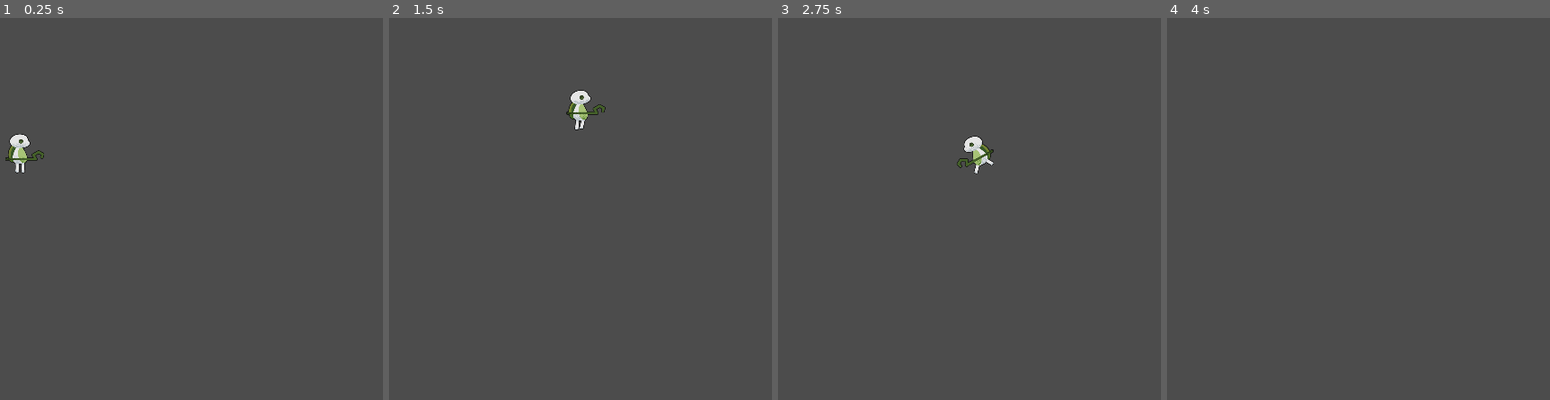
Above: before the commit, frames 1-4 (left to right).
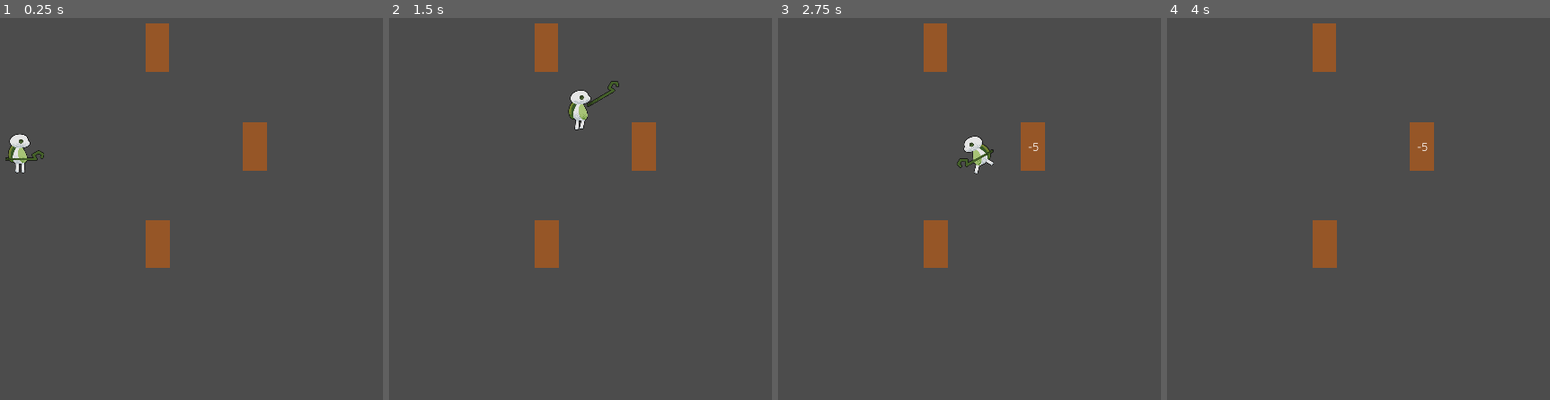
Above: after the commit, the same moments.

Repository: RechieKho/ascend
Game: Godot game, scene res://scenes/testing-ground.tscn
Same seed, same stepped clock (60 frames per second), same inputs: the game is played once before the commit and once after it.
Inputs (mouse positions are in pixels of both pictures, inside the frame that each line leads up to):
- Up to frame 1 (0.25 s): no input
- Up to frame 2 (1.5 s): tap Enter at 0.5 s; move the mouse to (outside the picture) at 0.52 s; press the mouse at (outside the picture) at 0.53 s; hold D (RIGHT) from 0.53 s (still down); tap W (UP) at 0.77, 0.8, 1.07, 1.35 s; move the mouse to (496, 216) at 1.27 s; release the mouse at (496, 216) at 1.28 s
- Up to frame 3 (2.75 s): tap W (UP) at 1.52, 1.82, 2.3 s; click (885, 216) at 1.55 s; move the mouse to (1103, 109) at 2.02 s; release D (RIGHT) at 2.03 s; hold A (LEFT) from 2.03 s (still down); hold F (HEALING) from 2.03 s (still down)
- Up to frame 4 (4 s): move the mouse to (1381, 277) at 2.77 s; release A (LEFT) at 2.78 s; release F (HEALING) at 2.78 s; hold D (RIGHT) from 2.78 s (still down); click (1381, 277) at 2.85 s; tap W (UP) at 3.02, 3.32, 3.77, 3.8 s; move the mouse to (outside the picture) at 3.52 s; press the mouse at (outside the picture) at 3.53 s

The runs differ from the first frame. In frame 1, 2.4% of the frame differs, in the area x 38-70%, y 1-66%; in frame 2, 2.6%; in frame 3, 2.4%; in frame 4, 2.4%.

Commit message:
Add basic attack for player Add punching-bag, a dev tool, for testing this new feature
closes #12

Diff:
--- a/prefabs/player/player.gd
+++ b/prefabs/player/player.gd
@@ -17,6 +17,7 @@
 onready var hitbox := $Hitbox as Hitbox
 onready var mana_system := $Mana as Mana
 
+onready var basic_attack_hurtbox := $Graphics/Root/Staff/BasicAttackHurtbox as Hurtbox
 
 var current_state: State setget set_current_state
 var linear_velocity: Vector2
@@ -25,6 +26,7 @@
 	on_ground_state.c = self
 	on_air_state.c = self
 	set_current_state(on_air_state)
+	animation_tree.active = true
 
 func _process(delta):
 	var input_axis := Input.get_axis("LEFT", "RIGHT")
@@ -41,3 +43,26 @@
 	value.enter_state()
 	value.active = true
 	current_state = value
+
+func _input(event):
+	if hitbox.hitpoints <= 0:
+			return
+
+	var current_anim = animation_tree.get("parameters/attacks/playback").get_current_node() as String
+	if not (current_anim.empty() or current_anim == 'RESET'):
+		return
+
+	if event.is_action("BASIC_ATTACK") and !event.is_action_pressed("BASIC_ATTACK"):
+		animation_tree.set("parameters/attack_trigger/active", true)
+		if Input.is_action_pressed("UP"):
+			animation_tree.get("parameters/attacks/playback").travel("BASIC ATTACK UP")
+		elif Input.is_action_pressed("DOWN"):
+			animation_tree.get("parameters/attacks/playback").travel("BASIC ATTACK DOWN")
+		else:
+			animation_tree.get("parameters/attacks/playback").travel("BASIC ATTACK FORWARD")
+
+
+func _on_BasicAttackHurtbox_area_entered(area: Area2D):
+	if is_a_parent_of(area): return
+	if not area is Hitbox: return
+	basic_attack_hurtbox.hurt(area)
--- a/prefabs/player/player.tscn
+++ b/prefabs/player/player.tscn
@@ -16,10 +16,134 @@
 [ext_resource path="res://prefabs/player/mana.gd" type="Script" id=14]
 [ext_resource path="res://scripts/hitbox.gd" type="Script" id=15]
 [ext_resource path="res://prefabs/player/healer.gd" type="Script" id=16]
+[ext_resource path="res://scripts/hurtbox.gd" type="Script" id=17]
 
 [sub_resource type="CapsuleShape2D" id=1]
 radius = 30.0
 height = 48.0
+
+[sub_resource type="Animation" id=37]
+resource_name = "BASIC ATTACK DOWN"
+length = 0.5
+step = 0.01
+tracks/0/type = "value"
+tracks/0/path = NodePath("Graphics/Root/Staff:position")
+tracks/0/interp = 2
+tracks/0/loop_wrap = true
+tracks/0/imported = false
+tracks/0/enabled = true
+tracks/0/keys = {
+"times": PoolRealArray( 0, 0.15, 0.2, 0.25, 0.498 ),
+"transitions": PoolRealArray( 1, 1, 1, 1, 1 ),
+"update": 0,
+"values": [ Vector2( 26, 8 ), Vector2( 72, 106 ), Vector2( 22, 190 ), Vector2( -66, 130 ), Vector2( 26, 8 ) ]
+}
+tracks/1/type = "value"
+tracks/1/path = NodePath("Graphics/Root/Staff:rotation_degrees")
+tracks/1/interp = 2
+tracks/1/loop_wrap = true
+tracks/1/imported = false
+tracks/1/enabled = true
+tracks/1/keys = {
+"times": PoolRealArray( 0, 0.15, 0.2, 0.25, 0.498 ),
+"transitions": PoolRealArray( 1, 1, 1, 1, 1 ),
+"update": 0,
+"values": [ 0.0, 60.8691, 89.4933, 134.196, 0.0 ]
+}
+tracks/2/type = "value"
+tracks/2/path = NodePath("Graphics/Root/Staff/BasicAttackHurtbox:monitoring")
+tracks/2/interp = 1
+tracks/2/loop_wrap = true
+tracks/2/imported = false
+tracks/2/enabled = true
+tracks/2/keys = {
+"times": PoolRealArray( 0.14, 0.27 ),
+"transitions": PoolRealArray( 1, 1 ),
+"update": 1,
+"values": [ true, false ]
+}
+
+[sub_resource type="Animation" id=22]
+resource_name = "BASIC ATTACK FORWARD"
+length = 0.5
+step = 0.01
+tracks/0/type = "value"
+tracks/0/path = NodePath("Graphics/Root/Staff:position")
+tracks/0/interp = 2
+tracks/0/loop_wrap = true
+tracks/0/imported = false
+tracks/0/enabled = true
+tracks/0/keys = {
+"times": PoolRealArray( 0, 0.1, 0.15, 0.2, 0.25, 0.498 ),
+"transitions": PoolRealArray( 1, 1, 1, 1, 1, 1 ),
+"update": 0,
+"values": [ Vector2( 26, 8 ), Vector2( -12, 4 ), Vector2( 78, -114 ), Vector2( 156, -24 ), Vector2( 98, 78 ), Vector2( 26, 8 ) ]
+}
+tracks/1/type = "value"
+tracks/1/path = NodePath("Graphics/Root/Staff:rotation_degrees")
+tracks/1/interp = 2
+tracks/1/loop_wrap = true
+tracks/1/imported = false
+tracks/1/enabled = true
+tracks/1/keys = {
+"times": PoolRealArray( 0, 0.1, 0.15, 0.2, 0.25, 0.498 ),
+"transitions": PoolRealArray( 1, 1, 1, 1, 1, 1 ),
+"update": 0,
+"values": [ 0.0, 0.0, -39.8478, -0.945869, 34.6342, 0.0 ]
+}
+tracks/2/type = "value"
+tracks/2/path = NodePath("Graphics/Root/Staff/BasicAttackHurtbox:monitoring")
+tracks/2/interp = 1
+tracks/2/loop_wrap = true
+tracks/2/imported = false
+tracks/2/enabled = true
+tracks/2/keys = {
+"times": PoolRealArray( 0.09, 0.26 ),
+"transitions": PoolRealArray( 1, 1 ),
+"update": 1,
+"values": [ true, false ]
+}
+
+[sub_resource type="Animation" id=38]
+resource_name = "BASIC ATTACK UP"
+length = 0.5
+step = 0.01
+tracks/0/type = "value"
+tracks/0/path = NodePath("Graphics/Root/Staff:position")
+tracks/0/interp = 2
+tracks/0/loop_wrap = true
+tracks/0/imported = false
+tracks/0/enabled = true
+tracks/0/keys = {
+"times": PoolRealArray( 0, 0.15, 0.2, 0.25, 0.5 ),
+"transitions": PoolRealArray( 1, 1, 1, 1, 1 ),
+"update": 0,
+"values": [ Vector2( 26, 8 ), Vector2( -92, -98 ), Vector2( -20, -172 ), Vector2( 74, -124 ), Vector2( 26, 8 ) ]
+}
+tracks/1/type = "value"
+tracks/1/path = NodePath("Graphics/Root/Staff:rotation_degrees")
+tracks/1/interp = 2
+tracks/1/loop_wrap = true
+tracks/1/imported = false
+tracks/1/enabled = true
+tracks/1/keys = {
+"times": PoolRealArray( 0, 0.15, 0.2, 0.25, 0.5 ),
+"transitions": PoolRealArray( 1, 1, 1, 1, 1 ),
+"update": 0,
+"values": [ 0.0, -127.616, -92.7328, -50.3948, 0.0 ]
+}
+tracks/2/type = "value"
+tracks/2/path = NodePath("Graphics/Root/Staff/BasicAttackHurtbox:monitoring")
+tracks/2/interp = 1
+tracks/2/loop_wrap = true
+tracks/2/imported = false
+tracks/2/enabled = true
+tracks/2/keys = {
+"times": PoolRealArray( 0.14, 0.26 ),
+"transitions": PoolRealArray( 1, 1 ),
+"update": 1,
+"values": [ true, false ]
+}
 
 [sub_resource type="Animation" id=7]
 resource_name = "CAST"
@@ -627,12 +751,67 @@
 "values": [ 19.7 ]
 }
 
-[sub_resource type="AnimationNodeAnimation" id=9]
-animation = "CAST"
-
 [sub_resource type="AnimationNodeOneShot" id=10]
 filter_enabled = true
-filters = [ "Graphics/Staff:position", "Graphics/Staff:rotation_degrees" ]
+filters = [ "Graphics/Root/Staff/BasicAttackHurtbox:monitoring", "Graphics/Root/Staff:position", "Graphics/Root/Staff:rotation_degrees", "Graphics/Staff:position", "Graphics/Staff:rotation_degrees", "Graphics:visible" ]
+
+[sub_resource type="AnimationNodeAnimation" id=39]
+animation = "BASIC ATTACK DOWN"
+
+[sub_resource type="AnimationNodeAnimation" id=29]
+animation = "BASIC ATTACK FORWARD"
+
+[sub_resource type="AnimationNodeAnimation" id=40]
+animation = "BASIC ATTACK UP"
+
+[sub_resource type="AnimationNodeAnimation" id=30]
+animation = "CAST"
+
+[sub_resource type="AnimationNodeAnimation" id=31]
+animation = "RESET"
+
+[sub_resource type="AnimationNodeStateMachineTransition" id=32]
+switch_mode = 1
+
+[sub_resource type="AnimationNodeStateMachineTransition" id=33]
+switch_mode = 1
+
+[sub_resource type="AnimationNodeStateMachineTransition" id=34]
+switch_mode = 2
+auto_advance = true
+
+[sub_resource type="AnimationNodeStateMachineTransition" id=35]
+switch_mode = 2
+auto_advance = true
+
+[sub_resource type="AnimationNodeStateMachineTransition" id=41]
+switch_mode = 1
+
+[sub_resource type="AnimationNodeStateMachineTransition" id=42]
+switch_mode = 1
+
+[sub_resource type="AnimationNodeStateMachineTransition" id=43]
+switch_mode = 2
+auto_advance = true
+
+[sub_resource type="AnimationNodeStateMachineTransition" id=44]
+switch_mode = 2
+auto_advance = true
+
+[sub_resource type="AnimationNodeStateMachine" id=36]
+"states/BASIC ATTACK DOWN/node" = SubResource( 39 )
+"states/BASIC ATTACK DOWN/position" = Vector2( -59, 170 )
+"states/BASIC ATTACK FORWARD/node" = SubResource( 29 )
+"states/BASIC ATTACK FORWARD/position" = Vector2( 211, 295 )
+"states/BASIC ATTACK UP/node" = SubResource( 40 )
+"states/BASIC ATTACK UP/position" = Vector2( -27, 295 )
+states/CAST/node = SubResource( 30 )
+states/CAST/position = Vector2( 415, 170 )
+states/RESET/node = SubResource( 31 )
+states/RESET/position = Vector2( 211, 170 )
+transitions = [ "RESET", "CAST", SubResource( 32 ), "RESET", "BASIC ATTACK FORWARD", SubResource( 33 ), "BASIC ATTACK FORWARD", "RESET", SubResource( 34 ), "CAST", "RESET", SubResource( 35 ), "RESET", "BASIC ATTACK DOWN", SubResource( 41 ), "RESET", "BASIC ATTACK UP", SubResource( 42 ), "BASIC ATTACK DOWN", "RESET", SubResource( 43 ), "BASIC ATTACK UP", "RESET", SubResource( 44 ) ]
+start_node = "RESET"
+graph_offset = Vector2( -333, 99 )
 
 [sub_resource type="AnimationNodeAnimation" id=11]
 animation = "DOWN"
@@ -671,18 +850,20 @@
 states/ground/position = Vector2( 365.667, 281.667 )
 transitions = [ "ground", "air", SubResource( 17 ), "air", "ground", SubResource( 21 ) ]
 start_node = "ground"
-graph_offset = Vector2( -64, 90 )
+graph_offset = Vector2( 73, 68 )
 
 [sub_resource type="AnimationNodeBlendTree" id=19]
-graph_offset = Vector2( -347.208, -2.41823 )
-nodes/Animation/node = SubResource( 9 )
-nodes/Animation/position = Vector2( -106.667, 160 )
-nodes/cast_trigger/node = SubResource( 10 )
-nodes/cast_trigger/position = Vector2( 106.667, 53.3333 )
+graph_offset = Vector2( -8, -2 )
+nodes/attack_trigger/node = SubResource( 10 )
+nodes/attack_trigger/position = Vector2( 200, 0 )
+nodes/attacks/node = SubResource( 36 )
+nodes/attacks/position = Vector2( -167, 201 )
 nodes/main/node = SubResource( 18 )
-nodes/main/position = Vector2( -133.333, 26.6667 )
-nodes/output/position = Vector2( 320, 106.667 )
-node_connections = [ "cast_trigger", 0, "main", "cast_trigger", 1, "Animation", "output", 0, "cast_trigger" ]
+nodes/main/position = Vector2( -166.25, 0 )
+nodes/output/position = Vector2( 400, 0 )
+node_connections = [ "output", 0, "attack_trigger", "attack_trigger", 0, "main", "attack_trigger", 1, "attacks" ]
+
+[sub_resource type="AnimationNodeStateMachinePlayback" id=28]
 
 [sub_resource type="AnimationNodeStateMachinePlayback" id=20]
 
@@ -753,6 +934,16 @@
 z_index = -1
 texture = ExtResource( 10 )
 
+[node name="BasicAttackHurtbox" type="Area2D" parent="Graphics/Root/Staff"]
+visible = false
+monitoring = false
+monitorable = false
+script = ExtResource( 17 )
+
+[node name="BasicAttackCol" type="CollisionPolygon2D" parent="Graphics/Root/Staff/BasicAttackHurtbox"]
+position = Vector2( 52, 16 )
+polygon = PoolVector2Array( -97.1481, 17.7356, 148, 160, 302.229, -25.9238, 130, -200, -96, -18 )
+
 [node name="CollisionShape2D" type="CollisionShape2D" parent="."]
 position = Vector2( 0, -51 )
 shape = SubResource( 1 )
@@ -780,6 +971,10 @@
 script = ExtResource( 14 )
 
 [node name="AnimationPlayer" type="AnimationPlayer" parent="."]
+method_call_mode = 1
+"anims/BASIC ATTACK DOWN" = SubResource( 37 )
+"anims/BASIC ATTACK FORWARD" = SubResource( 22 )
+"anims/BASIC ATTACK UP" = SubResource( 38 )
 anims/CAST = SubResource( 7 )
 anims/DOWN = SubResource( 6 )
 anims/IDLE = SubResource( 2 )
@@ -790,11 +985,13 @@
 [node name="AnimationTree" type="AnimationTree" parent="."]
 tree_root = SubResource( 19 )
 anim_player = NodePath("../AnimationPlayer")
-active = true
 process_mode = 0
-parameters/cast_trigger/active = false
+parameters/attack_trigger/active = false
+parameters/attacks/playback = SubResource( 28 )
 parameters/main/playback = SubResource( 20 )
 parameters/main/air/blend_position = 0.170034
 parameters/main/ground/blend_position = 0.00168347
 
 [node name="Listener2D" type="Listener2D" parent="."]
+
+[connection signal="area_entered" from="Graphics/Root/Staff/BasicAttackHurtbox" to="." method="_on_BasicAttackHurtbox_area_entered"]
--- /dev/null
+++ b/prefabs/punching-bag/punching-bag.gd
@@ -0,0 +1,23 @@
+extends Node2D
+
+## Punching bag
+## A dev tool for testing damage output
+
+onready var hitbox := $Hitbox as Hitbox
+onready var hitpoint_indicator := $HitpointIndicator as Label
+
+var _total_dmg: int = 0
+
+func _ready():
+	hitpoint_indicator.text = ''
+
+func _on_Hitbox_on_hit(new_hitpoint, impulse):
+	var diff = new_hitpoint - hitbox.max_hitpoints
+	_total_dmg -= diff
+	hitpoint_indicator.text = str(diff)
+	print(
+		'{0} / {1}   {2}({3})   {4}ms'.format(
+			[diff, _total_dmg, name, get_instance_id(), OS.get_ticks_msec()]
+		)
+	)
+	hitbox.hitpoints = hitbox.max_hitpoints
--- /dev/null
+++ b/prefabs/punching-bag/punching-bag.tscn
@@ -0,0 +1,48 @@
+[gd_scene load_steps=8 format=2]
+
+[ext_resource path="res://scripts/hitbox.gd" type="Script" id=1]
+[ext_resource path="res://prefabs/punching-bag/punching-bag.gd" type="Script" id=2]
+[ext_resource path="res://assets/fonts/Quicksand/static/Quicksand-Regular.ttf" type="DynamicFontData" id=3]
+
+[sub_resource type="Gradient" id=2]
+offsets = PoolRealArray( 1 )
+colors = PoolColorArray( 0.59375, 0.343008, 0.160034, 1 )
+
+[sub_resource type="GradientTexture" id=3]
+gradient = SubResource( 2 )
+width = 19
+
+[sub_resource type="RectangleShape2D" id=1]
+extents = Vector2( 32, 64 )
+
+[sub_resource type="DynamicFont" id=4]
+size = 32
+font_data = ExtResource( 3 )
+
+[node name="PunchingBag" type="Node2D"]
+script = ExtResource( 2 )
+
+[node name="Sprite" type="Sprite" parent="."]
+position = Vector2( 0, -64 )
+scale = Vector2( 3.36842, 128 )
+texture = SubResource( 3 )
+
+[node name="Hitbox" type="Area2D" parent="."]
+script = ExtResource( 1 )
+max_hitpoints = 100
+mana_produced = 2
+
+[node name="CollisionShape2D" type="CollisionShape2D" parent="Hitbox"]
+position = Vector2( 0, -64 )
+shape = SubResource( 1 )
+
+[node name="HitpointIndicator" type="Label" parent="."]
+margin_left = -32.0
+margin_top = -128.0
+margin_right = 32.0
+custom_fonts/font = SubResource( 4 )
+text = "-100"
+align = 1
+valign = 1
+
+[connection signal="on_hit" from="Hitbox" to="." method="_on_Hitbox_on_hit"]
--- a/project.godot
+++ b/project.godot
@@ -87,6 +87,11 @@
 "events": [ Object(InputEventKey,"resource_local_to_scene":false,"resource_name":"","device":0,"alt":false,"shift":false,"control":false,"meta":false,"command":false,"pressed":false,"scancode":70,"physical_scancode":0,"unicode":0,"echo":false,"script":null)
  ]
 }
+BASIC_ATTACK={
+"deadzone": 0.5,
+"events": [ Object(InputEventMouseButton,"resource_local_to_scene":false,"resource_name":"","device":-1,"alt":false,"shift":false,"control":false,"meta":false,"command":false,"button_mask":0,"position":Vector2( 0, 0 ),"global_position":Vector2( 0, 0 ),"factor":1.0,"button_index":1,"pressed":false,"doubleclick":false,"script":null)
+ ]
+}
 
 [physics]
 
--- a/scenes/testing-ground.tscn
+++ b/scenes/testing-ground.tscn
@@ -1,6 +1,7 @@
-[gd_scene load_steps=3 format=2]
+[gd_scene load_steps=4 format=2]
 
 [ext_resource path="res://prefabs/player/player.tscn" type="PackedScene" id=1]
+[ext_resource path="res://prefabs/punching-bag/punching-bag.tscn" type="PackedScene" id=2]
 
 [sub_resource type="RectangleShape2D" id=1]
 extents = Vector2( 502, 61 )
@@ -16,3 +17,15 @@
 
 [node name="Player" parent="." instance=ExtResource( 1 )]
 position = Vector2( 341, 308 )
+
+[node name="PunchingBagRight" parent="." instance=ExtResource( 2 )]
+position = Vector2( 969, 467 )
+z_index = -1
+
+[node name="PunchingBagUp" parent="." instance=ExtResource( 2 )]
+position = Vector2( 708, 203 )
+z_index = -1
+
+[node name="PunchingBagDown" parent="." instance=ExtResource( 2 )]
+position = Vector2( 709, 727 )
+z_index = -1
--- a/scripts/hurtbox.gd
+++ b/scripts/hurtbox.gd
@@ -8,9 +8,13 @@
 
 onready var subject := get_node(subject_path) as Node2D
 
-func hurt():
+func hurt_all():
 	for hitbox in get_overlapping_areas():
 		if not hitbox is Hitbox: continue
-		var impulse = (hitbox.subject.global_position - subject.global_position) \
-			.normalized() * impulse_magnitude
-		hitbox.hit(hurtpoints, impulse)
+		hurt(hitbox)
+
+func hurt(hitbox: Hitbox):
+	if not hitbox is Hitbox: return
+	var impulse = (hitbox.subject.global_position - subject.global_position) \
+		.normalized() * impulse_magnitude
+	hitbox.hit(hurtpoints, impulse)
Not shown: 1 places in prefabs/player/player.tscn that only renumber resources
